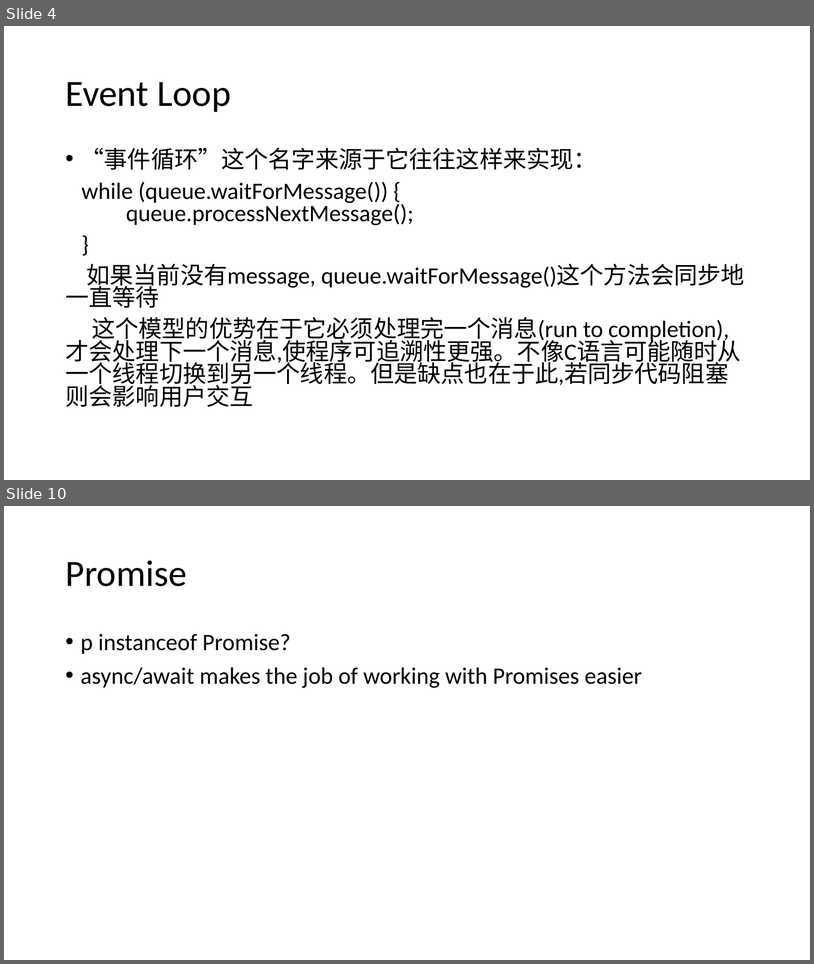
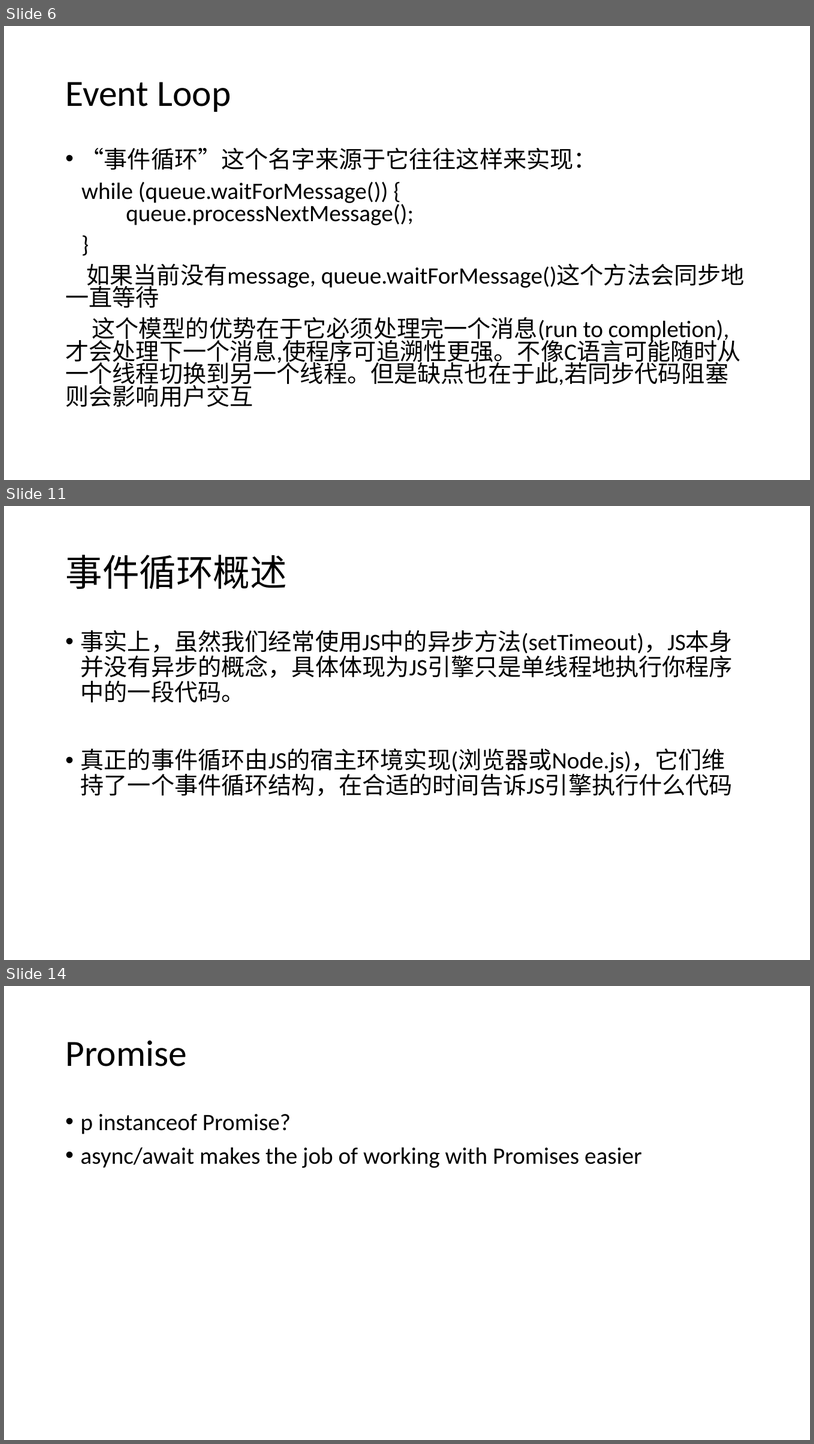
Before and after one commit to WHITE-ILMARE/Technique-Share, a slide deck: Deep Digging in Browser.pptx. Shown one above the other, each under a label of ours: slides 4 and 10 before the commit, slides 6, 11 and 14 after it; the slides between them are not shown. The pictures are 814x964 and 814x1444 pixels, drawn with LibreOffice and Linux fonts; fonts in the diff are those of the drawing. Boxes give left, top, right and bottom in pixels: in the first picture for what was removed or moved away, otherwise in the second. Text is boxed around its words. In the diff, an @@ line names an element or a change of style, - is before the commit and + after.

```diff
--- a/Deep Digging in Browser.pptx
+++ b/Deep Digging in Browser.pptx
@@ slide 11 added at (4, 506, 810, 960), background #FFFFFF @@
@@ title added at (65, 555, 287, 589), 44 pt, text #000000 @@
+事件循环概述
@@ text added at (81, 630, 734, 796), 28 pt, text #000000 @@
+• 事实上，虽然我们经常使用JS中的异步方法(setTimeout)，JS本身并没有异步的概念，具体体现为JS引擎只是单线程地执行你程序中的一段代码。
+• 真正的事件循环由JS的宿主环境实现(浏览器或Node.js)，它们维持了一个事件循环结构，在合适的时间告诉JS引擎执行什么代码
@@ what was slide 4 is now slide 6 @@
@@ what was slide 10 is now slide 14 @@
```
Also in this commit, not shown: 1 slide changed, 9 other slides added, 6 slides removed, 1 other file.
